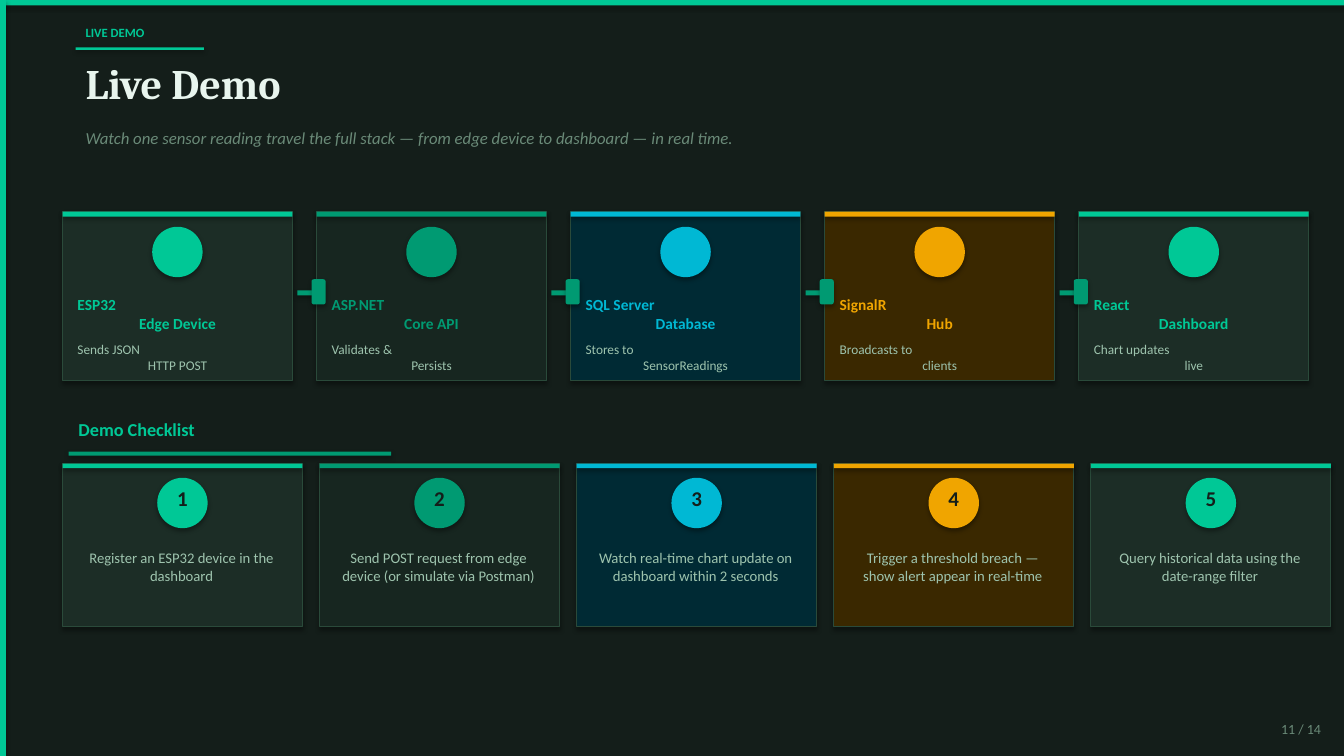
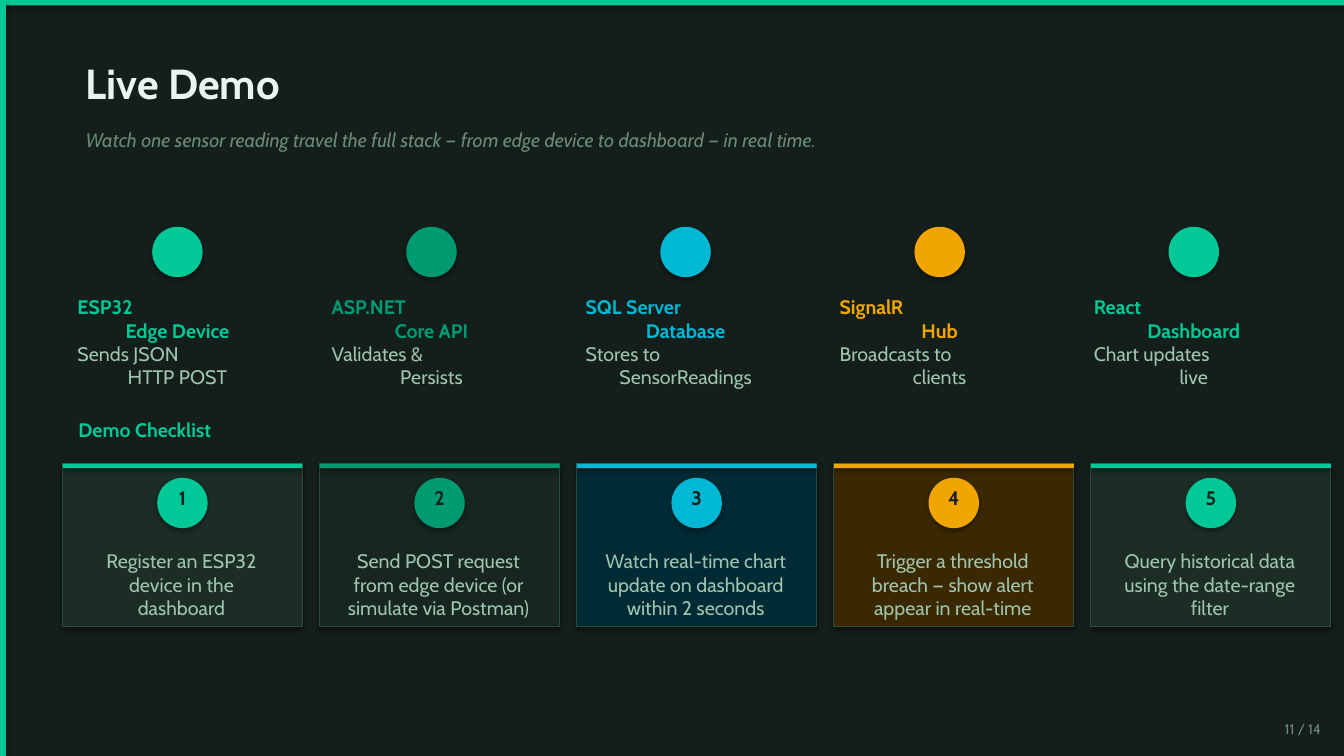
Before and after one commit to TranRTC/capstone_project, a slide deck: slide 11 of Capstone Project Presentation.pptx (slide 10 before the commit). Drawn at 1344x756 pixels with LibreOffice and Linux fonts; fonts in the diff are those of the drawing. Boxes give left, top, right and bottom in pixels: in the first picture for what was removed or moved away, otherwise in the second. Text is boxed around its words. In the diff, an @@ line names an element or a change of style, - is before the commit and + after.

```diff
--- a/Capstone Project Presentation.pptx
+++ b/Capstone Project Presentation.pptx
@@ text removed at (86, 29, 145, 37) @@
-LIVE DEMO
@@ text "Live Demo" at (86, 69, 280, 100): font Cambria to Cabin @@
@@ rectangle removed at (76, 47, 204, 50) @@
@@ text "Watch one sensor reading travel ..." at (86, 132, 816, 152): size 12 to 14 pt, font Calibri to Cabin @@
@@ rectangle removed at (63, 212, 292, 381) @@
@@ rectangle removed at (63, 212, 292, 217) @@
@@ rectangle removed at (317, 212, 546, 381) @@
@@ rectangle removed at (317, 212, 546, 217) @@
@@ rectangle removed at (571, 212, 801, 381) @@
@@ rectangle removed at (571, 212, 801, 217) @@
@@ rectangle removed at (825, 212, 1055, 381) @@
@@ rectangle removed at (825, 212, 1055, 217) @@
@@ rectangle removed at (1079, 212, 1309, 381) @@
@@ rectangle removed at (1079, 212, 1309, 217) @@
@@ rectangle removed at (297, 290, 314, 295) @@
@@ rounded rectangle removed at (312, 279, 326, 304) @@
@@ rectangle removed at (552, 290, 568, 295) @@
@@ rounded rectangle removed at (566, 279, 580, 304) @@
@@ size 11 to 14 pt, font Calibri to Cabin in 5 elements at (77, 300, 229, 343), (840, 299, 957, 338), (1094, 300, 1240, 338), (332, 300, 469, 338), (586, 300, 726, 338) @@
@@ rectangle removed at (806, 290, 822, 295) @@
@@ rounded rectangle removed at (820, 279, 834, 304) @@
@@ rectangle removed at (1060, 290, 1076, 295) @@
@@ rounded rectangle removed at (1074, 279, 1088, 304) @@
@@ size 9.5 to 14 pt, font Calibri to Cabin in 5 elements at (77, 346, 227, 385), (332, 346, 462, 384), (586, 347, 751, 389), (840, 346, 966, 384), (1094, 346, 1209, 384) @@
@@ text "Demo Checklist" at (78, 422, 211, 438): size 13 to 14 pt, font Calibri to Cabin @@
@@ rectangle removed at (69, 452, 391, 456) @@
@@ size 15 to 14 pt, font Calibri to Cabin in 5 elements at (179, 491, 186, 505), (434, 491, 444, 505), (691, 491, 702, 506), (948, 491, 959, 505), (1206, 491, 1217, 505) @@
@@ size 10.5 to 14 pt, font Calibri to Cabin in 5 elements at (106, 554, 256, 615), (348, 553, 529, 618), (605, 553, 786, 615), (872, 553, 1034, 620), (1124, 553, 1295, 615) @@
@@ text "11 / 14" at (1285, 724, 1321, 734): font Calibri to Cabin @@
```
Also in this commit, not shown: 8 other slides changed, 5 slides added, 5 slides removed, 1 other file.
